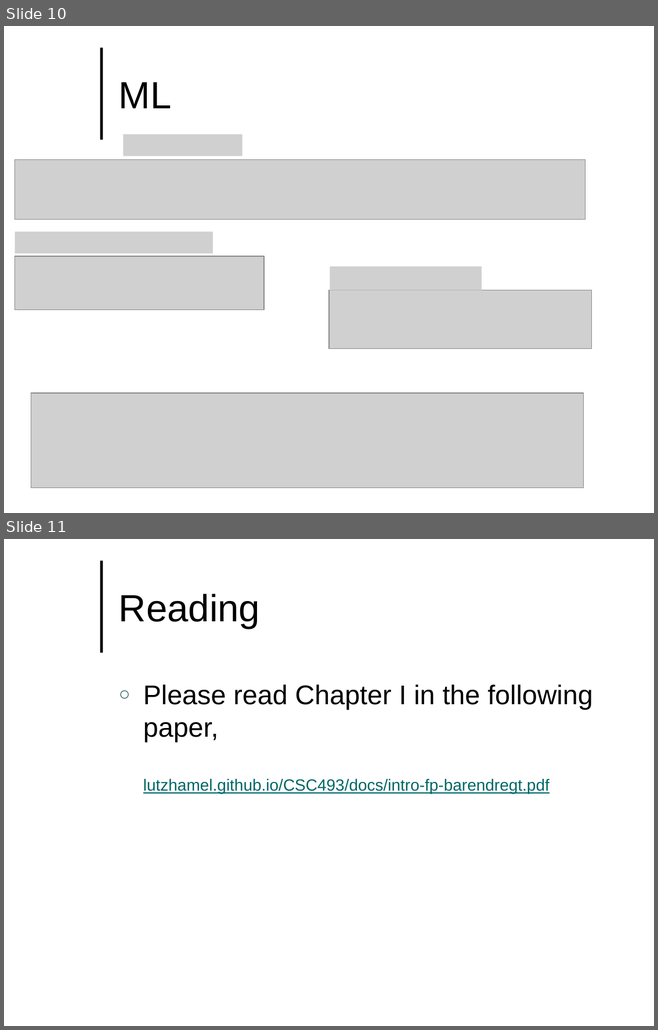
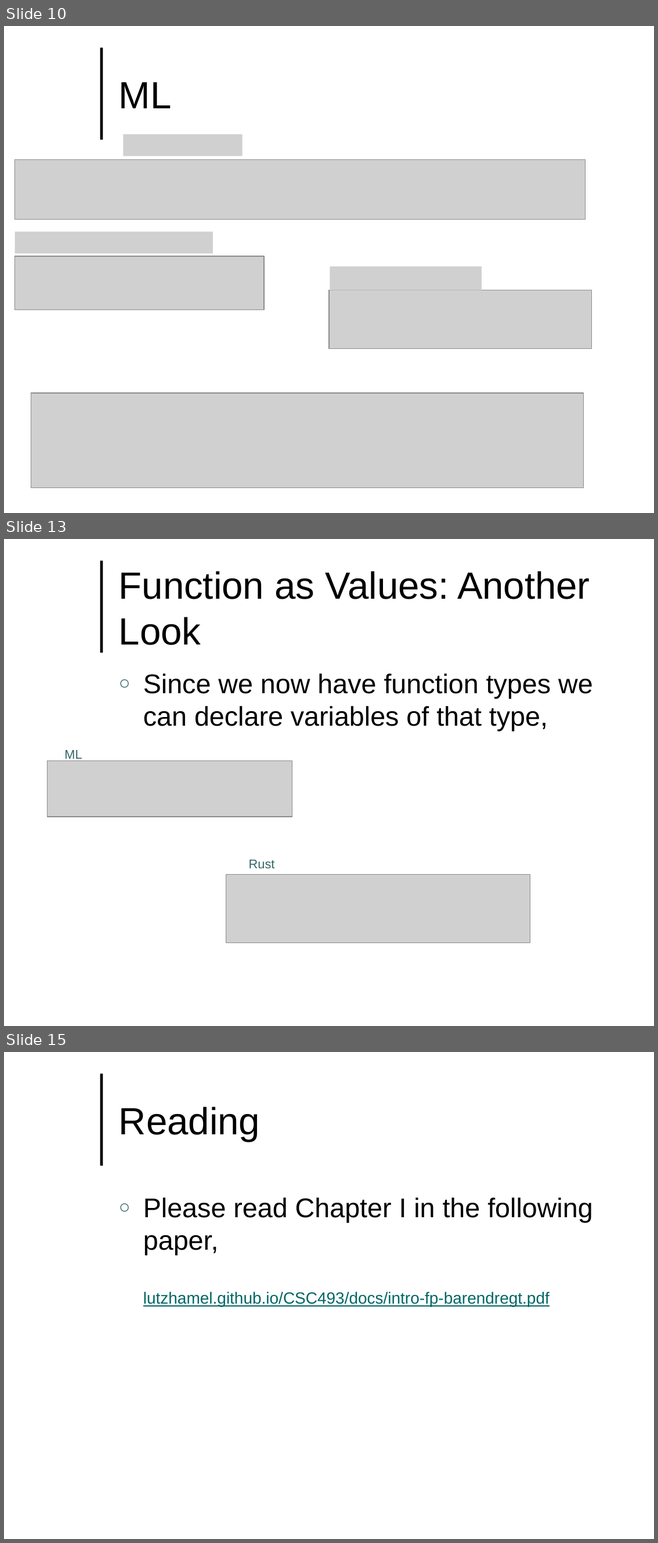
Before and after one commit to lutzhamel/CSC493, a slide deck: notes/csc493-ln010.pptx. Shown one above the other, each under a label of ours: slides 10 and 11 before the commit, slides 10, 13 and 15 after it; the slides between them are not shown. The pictures are 658x1030 and 658x1543 pixels, drawn with LibreOffice and Linux fonts; fonts in the diff are those of the drawing; grey boxes stand for pictures; background and template pictures are left out. Boxes give left, top, right and bottom in pixels: in the first picture for what was removed or moved away, otherwise in the second. Text is boxed around its words. In the diff, an @@ line names an element or a change of style, - is before the commit and + after.

```diff
--- a/notes/csc493-ln010.pptx
+++ b/notes/csc493-ln010.pptx
@@ slide 13 added at <box>4,539,654,1026</box>, background #FFFFFF; not listed: 1 template element that a slide beside it also shows @@
@@ title added at <box>119,571,590,645</box>, 42 pt, text #000000 @@
+Function as Values: Another Look
@@ text added at <box>143,674,593,732</box>, 30 pt, text #000000 @@
+○ Since we now have function types we can declare variables of that type,
@@ picture added at <box>48,761,292,817</box> @@
@@ text added at <box>64,750,82,761</box>, 14 pt, text #336666 @@
+ML
@@ text added at <box>249,860,275,868</box>, 14 pt, text #336666 @@
+Rust
@@ picture added at <box>226,875,530,944</box> @@
@@ what was slide 11 is now slide 15 @@
```
Also in this commit, not shown: 3 other slides added, 1 other file.
